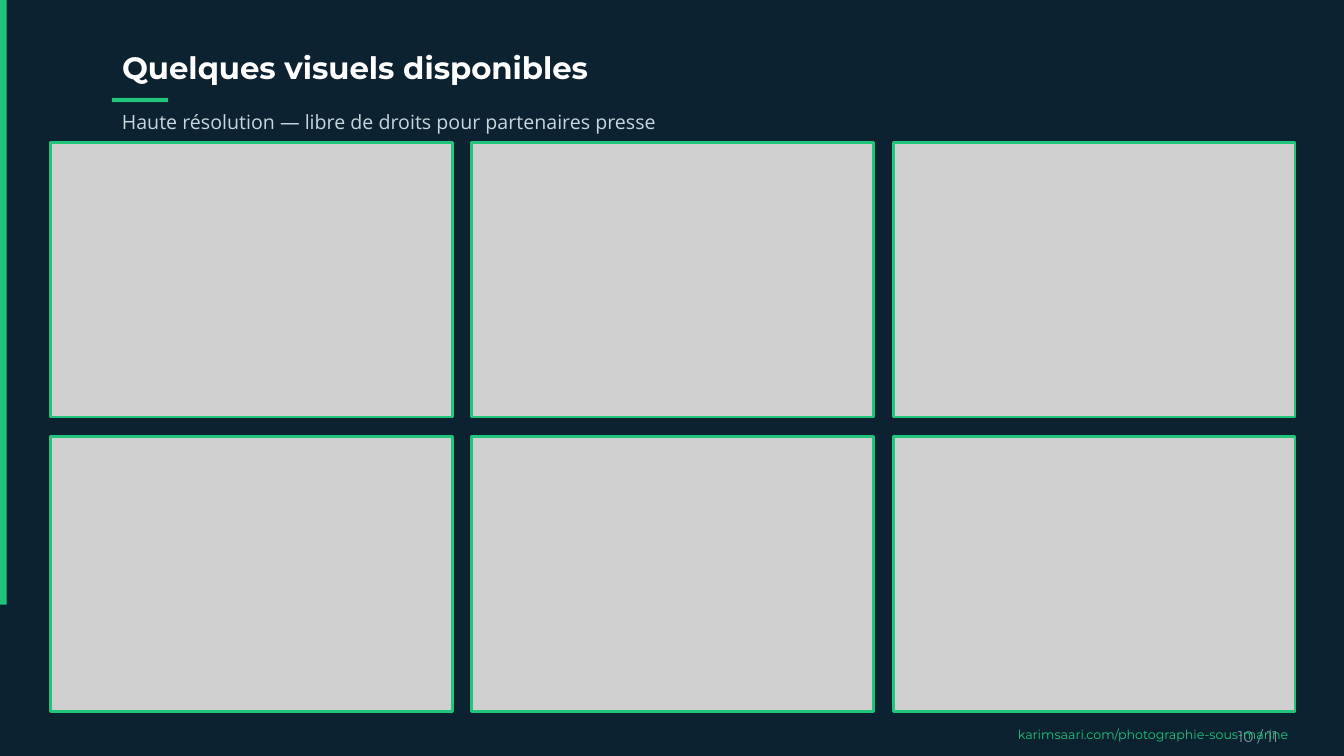
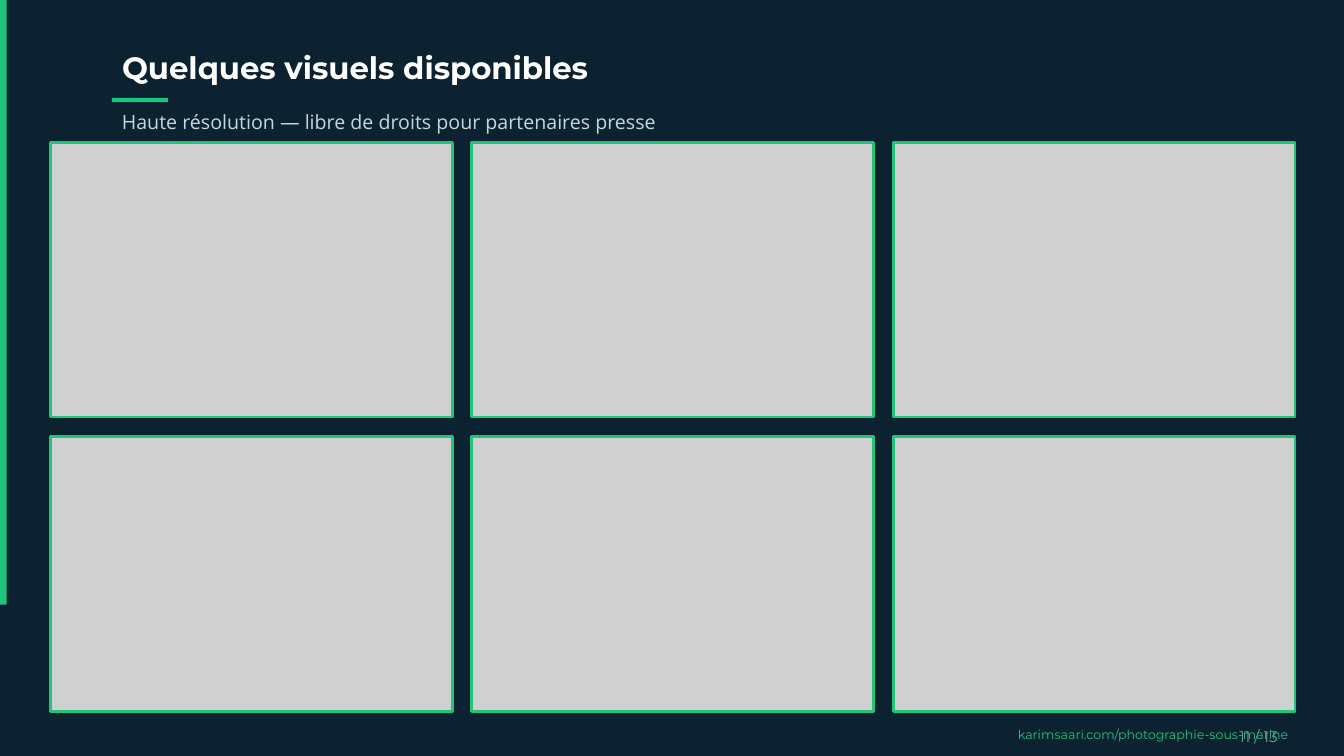
Before and after one commit to karimsaari-data/dark_massilia, a slide deck: slide 11 of public/assets/Dossier_presse_karim-saari-dark-massilia-marseille.pptx (slide 10 before the commit). Drawn at 1344x756 pixels with LibreOffice and Linux fonts; fonts in the diff are those of the drawing; grey boxes stand for pictures. Boxes give left, top, right and bottom in pixels: in the first picture for what was removed or moved away, otherwise in the second. Text is boxed around its words. In the diff, an @@ line names an element or a change of style, - is before the commit and + after.

```diff
--- a/public/assets/Dossier_presse_karim-saari-dark-massilia-marseille.pptx
+++ b/public/assets/Dossier_presse_karim-saari-dark-massilia-marseille.pptx
@@ text at <box>1239,730,1278,742</box>: text changed @@
-10 / 11
+11 / 13
```
Also in this commit, not shown: 8 other slides changed, 2 slides added, 1 slide removed, 12 other files.
